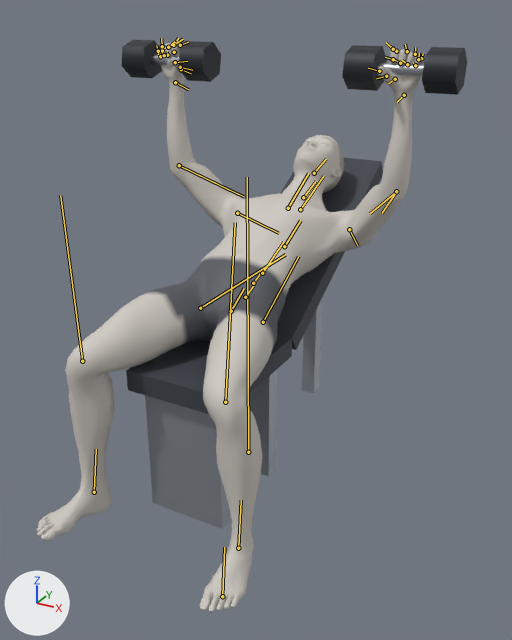
One commit to the glTF model exports/incline-dumbbell-press.glb: the scene before it, then after it.
Before and after are seen from a 50 mm lens placed at (1.045, -1.844, 1.44), pointed at (0.044, -0.025, 0.53). Arrows for +X, +Y and +Z are at lower left; the lights stay in place. The older version comes first. Both versions are drawn at frame 39 of the action 'incline-dumbbell-press'; the numbers are the values there. The bones that change, and the others that lie on the model, are drawn over the model as lines.
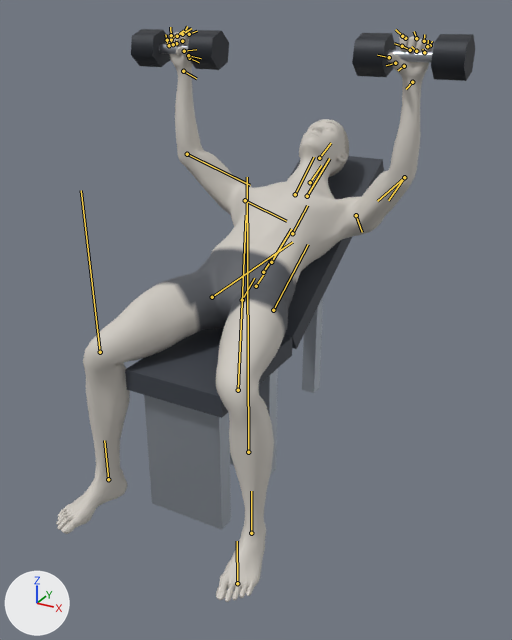
ob_dbl_right is not drawn itself; it is the parent of ob_mesh_1, ob_mesh_2, ob_mesh_3.
ob_dbr_right is not drawn itself; it is the parent of ob_mesh_4, ob_mesh_5, ob_mesh_6.
ob_props is not drawn itself; it is the parent of ob_bench.

What differs and where, as boxes (x1, y1, x2, y2) in the pictures (512 x 640 px):
'Mesh_0', posed: before (37, 42, 424, 613); after (56, 31, 433, 602)
'Mesh_9', posed: before (145, 395, 231, 529); after (144, 395, 231, 530)
'Mesh_7', posed: before (126, 335, 292, 414); after (125, 328, 293, 418)
'Mesh_10', posed (7% narrower): before (277, 158, 383, 350); after (285, 156, 384, 349)
'Mesh_3', posed: before (422, 47, 467, 95); after (431, 34, 475, 81)
'Mesh_2', posed: before (342, 45, 387, 91); after (352, 33, 396, 77)
'Mesh_5', posed: before (179, 41, 221, 82); after (188, 30, 229, 70)
'Mesh_6', posed: before (122, 40, 162, 78); after (131, 29, 171, 67)
'Mesh_11', posed: (302, 297, 323, 393) in both
'Mesh_1', posed: before (378, 63, 424, 76); after (387, 50, 433, 63)
'Mesh_4', posed: before (150, 54, 179, 65); after (159, 43, 188, 54)
bone 'pelvis', root to tip: before (231, 311) to (244, 288); after (242, 300) to (254, 278)
bone 'spine_01', root to tip: before (245, 297) to (254, 285); after (256, 286) to (264, 274)
bone 'spine_04', root to tip: before (284, 246) to (300, 220); after (292, 233) to (307, 205)
bone 'upperarm_l', root to tip: before (349, 229) to (357, 245); after (356, 215) to (362, 232)
bone 'hand_l', root to tip: before (404, 95) to (397, 102); after (412, 82) to (406, 89)
bone 'upperarm_r', root to tip: before (237, 213) to (278, 233); after (245, 200) to (286, 221)
bone 'hand_r', root to tip: before (175, 82) to (188, 89); after (183, 71) to (196, 78)
bone 'neck_01', root to tip: before (303, 197) to (316, 181); after (310, 182) to (321, 165)
bone 'thigh_l', root to tip: before (263, 322) to (298, 256); after (273, 310) to (308, 244)
bone 'calf_l', root to tip: before (225, 402) to (235, 222); after (238, 390) to (246, 215)
bone 'foot_l', root to tip: before (238, 548) to (241, 500); after (251, 533) to (251, 491)
bone 'thigh_r', root to tip: before (200, 308) to (285, 254); after (212, 297) to (292, 242)
bone 'calf_r', root to tip: before (82, 361) to (60, 195); after (100, 352) to (81, 190)
bone 'foot_r', root to tip: before (94, 492) to (96, 449); after (108, 479) to (104, 440)

The edits, one by one:
Bone 'pelvis' (bone_pelvis) moves from (0.1, -0.396, 0.0) to (0.032, -0.383, 0.0).
Bone 'spine_01' (bone_spine_01) turns from (0, 0, 9) to (0, 0, 7) degrees about its own x, y and z.
Bone 'spine_04' (bone_spine_04) turns from (0, 0, -3) to (0, 0, -4) degrees about its own x, y and z.
Bone 'upperarm_l' (bone_upperarm_l) turns from (10, -40, 50) to (11, -40, 54) degrees about its own x, y and z.
Bone 'hand_l' (bone_hand_l) turns from (10, 0, -7) to (9, 0, -6) degrees about its own x, y and z.
Bone 'upperarm_r' (bone_upperarm_r) turns from (-10, 40, 50) to (-11, 40, 54) degrees about its own x, y and z.
Bone 'hand_r' (bone_hand_r) turns from (-10, 0, -7) to (-9, 0, -6) degrees about its own x, y and z.
Bone 'neck_01' (bone_neck_01) turns from (0, 0, 6) to (0, 0, 8) degrees about its own x, y and z.
Bone 'thigh_l' (bone_thigh_l) turns from (11, -3, 20) to (11, -1, 19) degrees about its own x, y and z.
Bone 'calf_l' (bone_calf_l) turns from (-9, 5, -81) to (-6, 5, -79) degrees about its own x, y and z.
Bone 'foot_l' (bone_foot_l) turns from (3, -6, 8) to (3, -5, -1) degrees about its own x, y and z.
Bone 'thigh_r' (bone_thigh_r) turns from (-11, 3, 20) to (-11, 1, 19) degrees about its own x, y and z.
Bone 'calf_r' (bone_calf_r) turns from (9, -5, -81) to (6, -5, -79) degrees about its own x, y and z.
Bone 'foot_r' (bone_foot_r) turns from (-3, 6, 8) to (-3, 5, -1) degrees about its own x, y and z.
